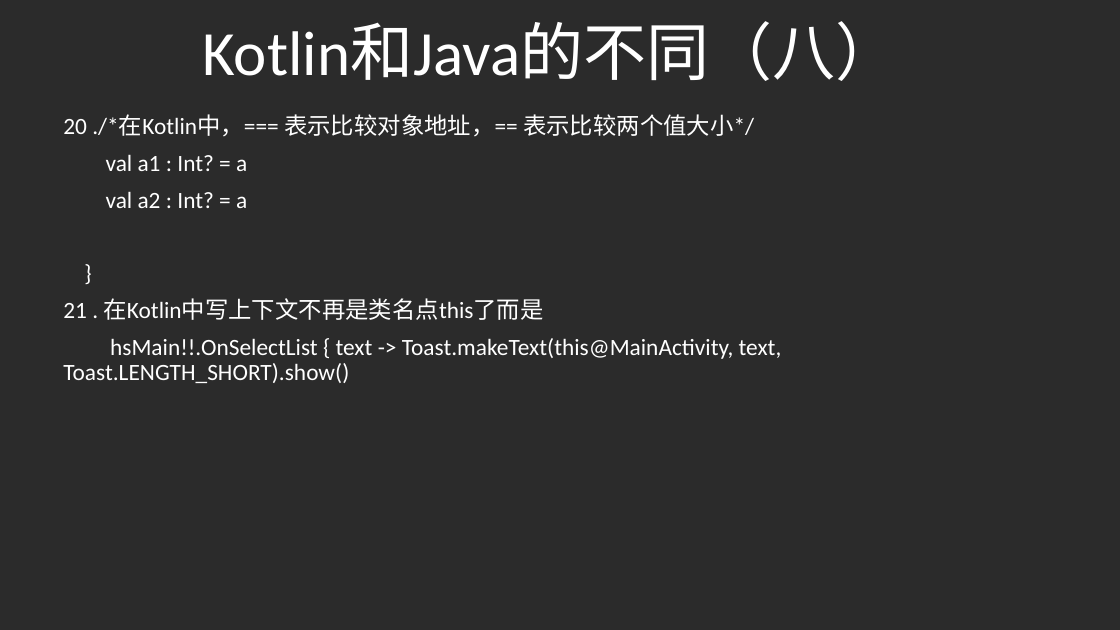
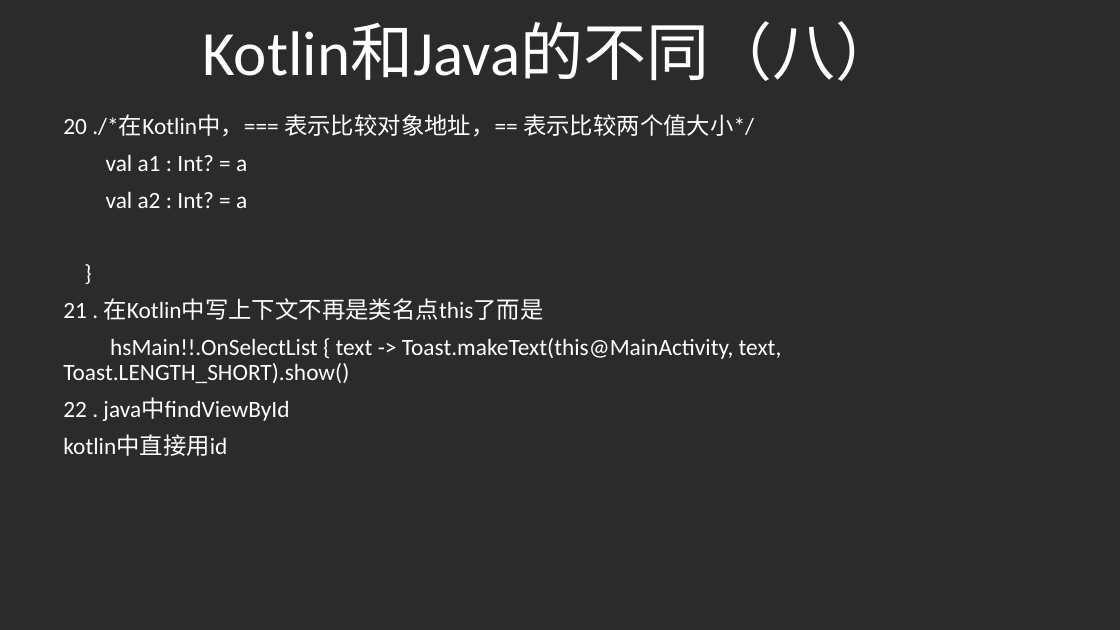
Before and after one commit to gaoleicoding/HelloKotlin, a slide deck: slide 12 of KotlinApp/Kotlin分享.pptx. Drawn at 1120x630 pixels with LibreOffice and Linux fonts; fonts in the diff are those of the drawing; background and template pictures are left out; a plain dark background stands for a picture behind light text. Boxes give left, top, right and bottom in pixels: in the first picture for what was removed or moved away, otherwise in the second. Text is boxed around its words. In the diff, an @@ line names an element or a change of style, - is before the commit and + after.

```diff
--- a/KotlinApp/Kotlin分享.pptx
+++ b/KotlinApp/Kotlin分享.pptx
@@ subtitle at [63,397,289,456]: paragraphs added @@
+22 . java中findViewById
+kotlin中直接用id
```
Also in this commit, not shown: 1 other slide changed, 5 slides added.
